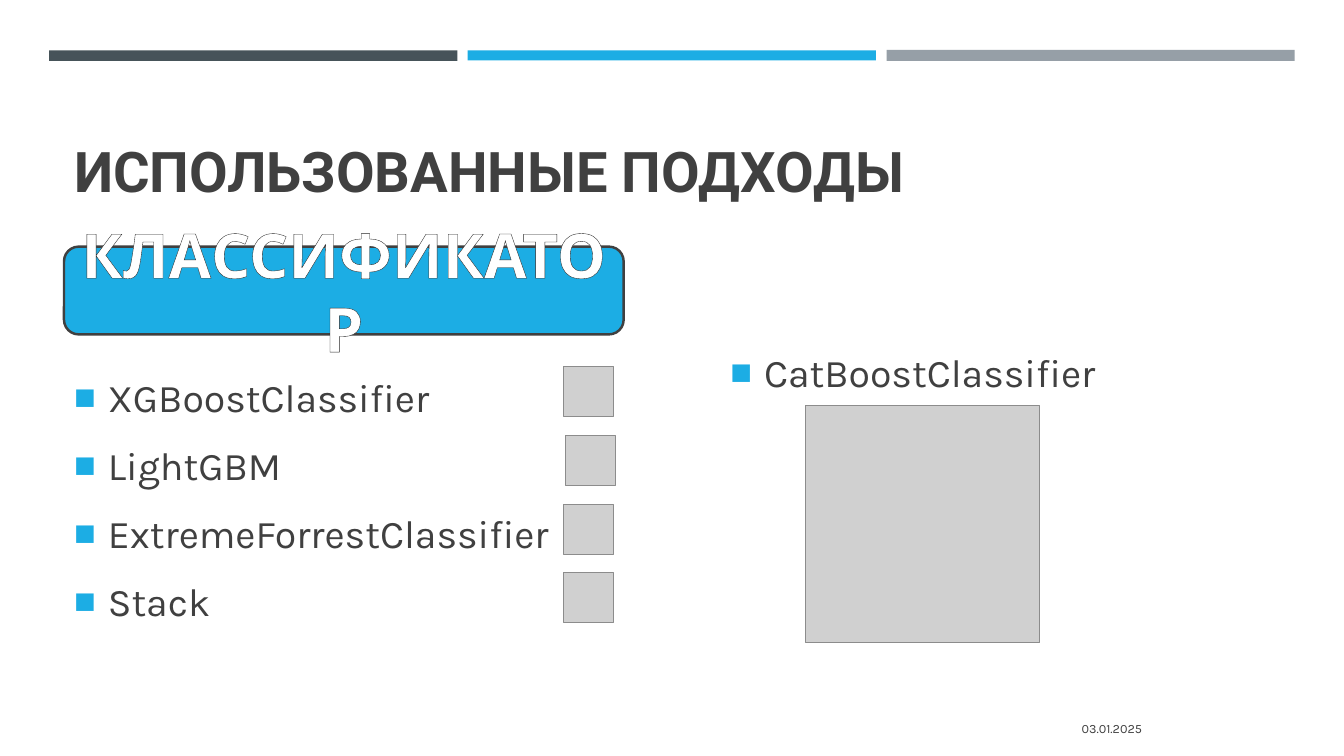
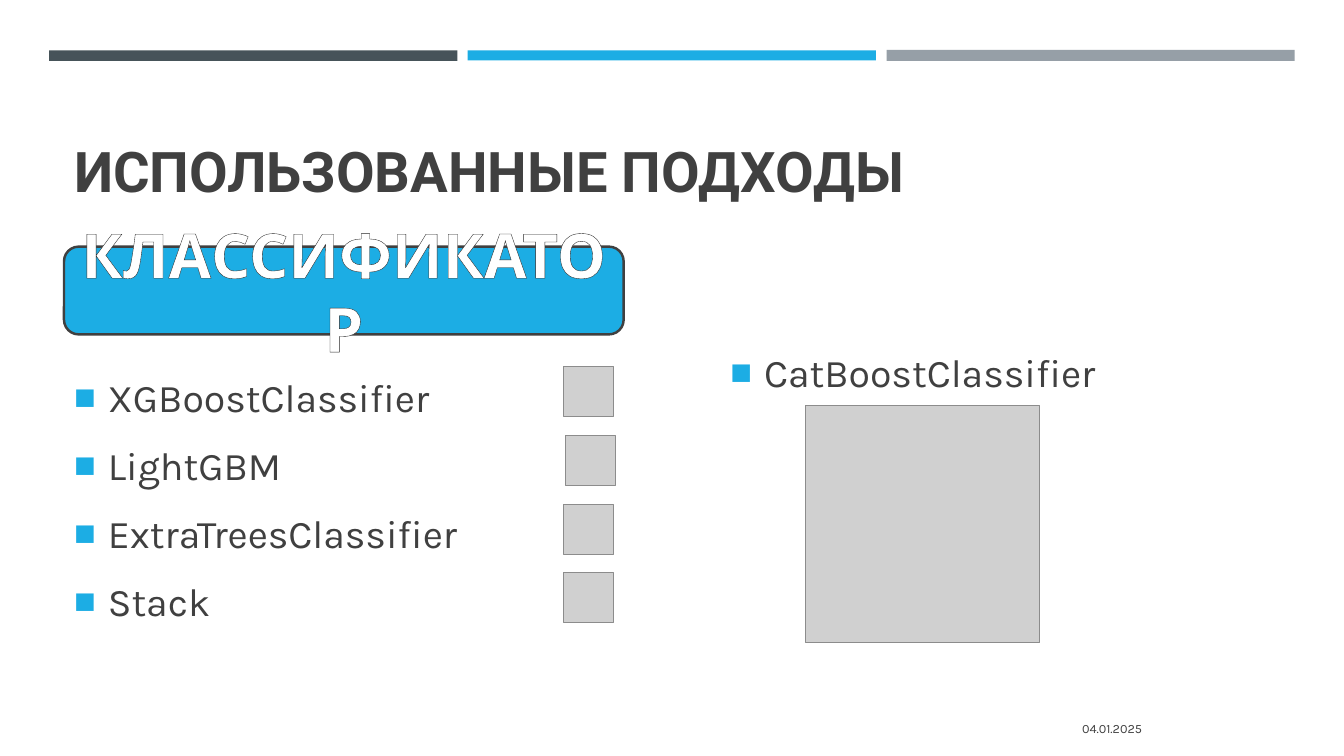
Before and after one commit to aozhuravlev/DIPLOMA, a slide deck: slide 8 of media/Credit_Risk_Management_Presentation.pptx. Drawn at 1344x756 pixels with LibreOffice and Linux fonts; fonts in the diff are those of the drawing; grey boxes stand for pictures. Boxes give left, top, right and bottom in pixels: in the first picture for what was removed or moved away, otherwise in the second. Text is boxed around its words. In the diff, an @@ line names an element or a change of style, - is before the commit and + after.

```diff
--- a/media/Credit_Risk_Management_Presentation.pptx
+++ b/media/Credit_Risk_Management_Presentation.pptx
@@ text at (108,521,457,549): text changed @@
-■ ExtremeForrestClassifier
+■ ExtraTreesClassifier
@@ text at (1082,725,1142,733): text changed @@
-03.01.2025
+04.01.2025
```
Also in this commit, not shown: 8 other slides changed.
